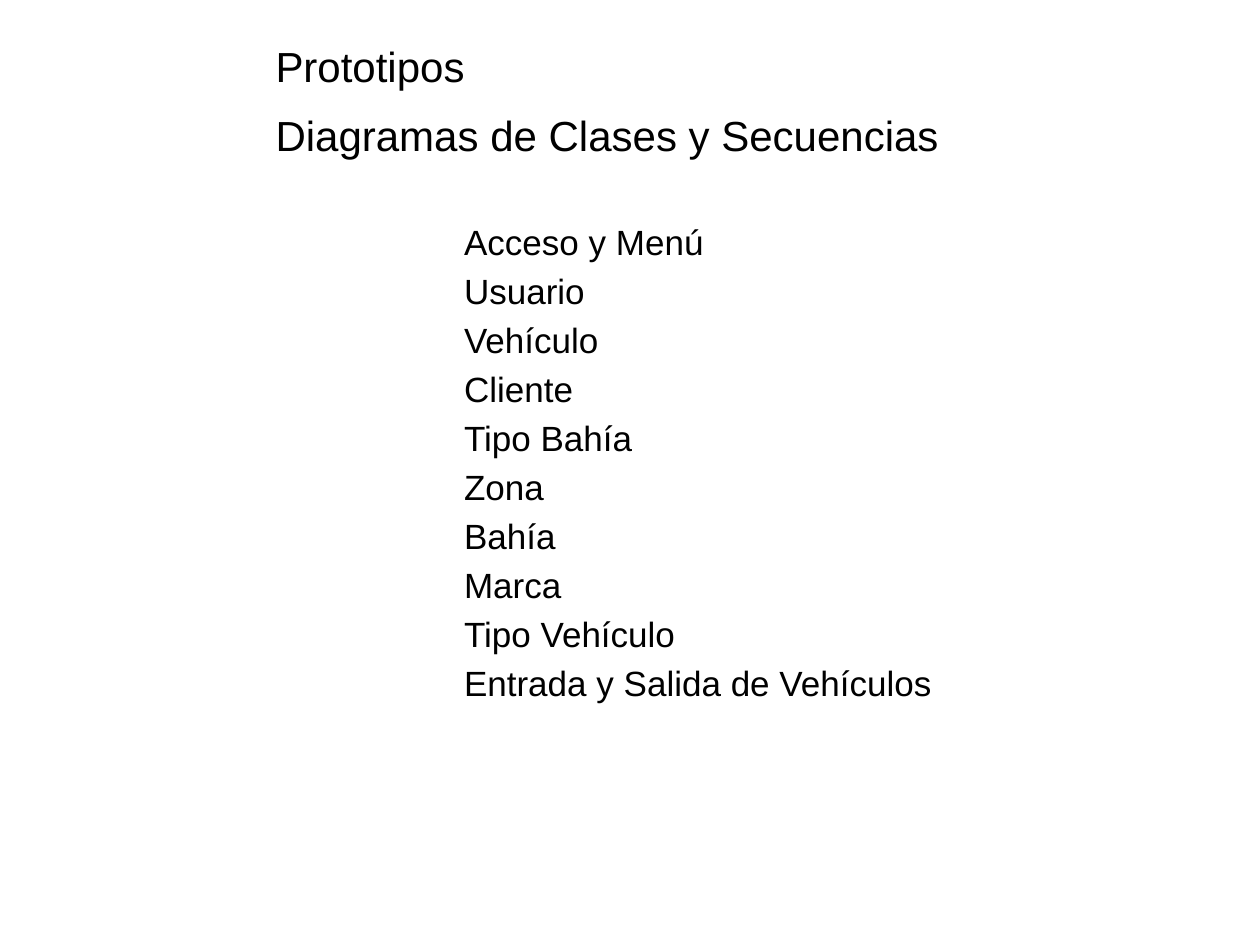
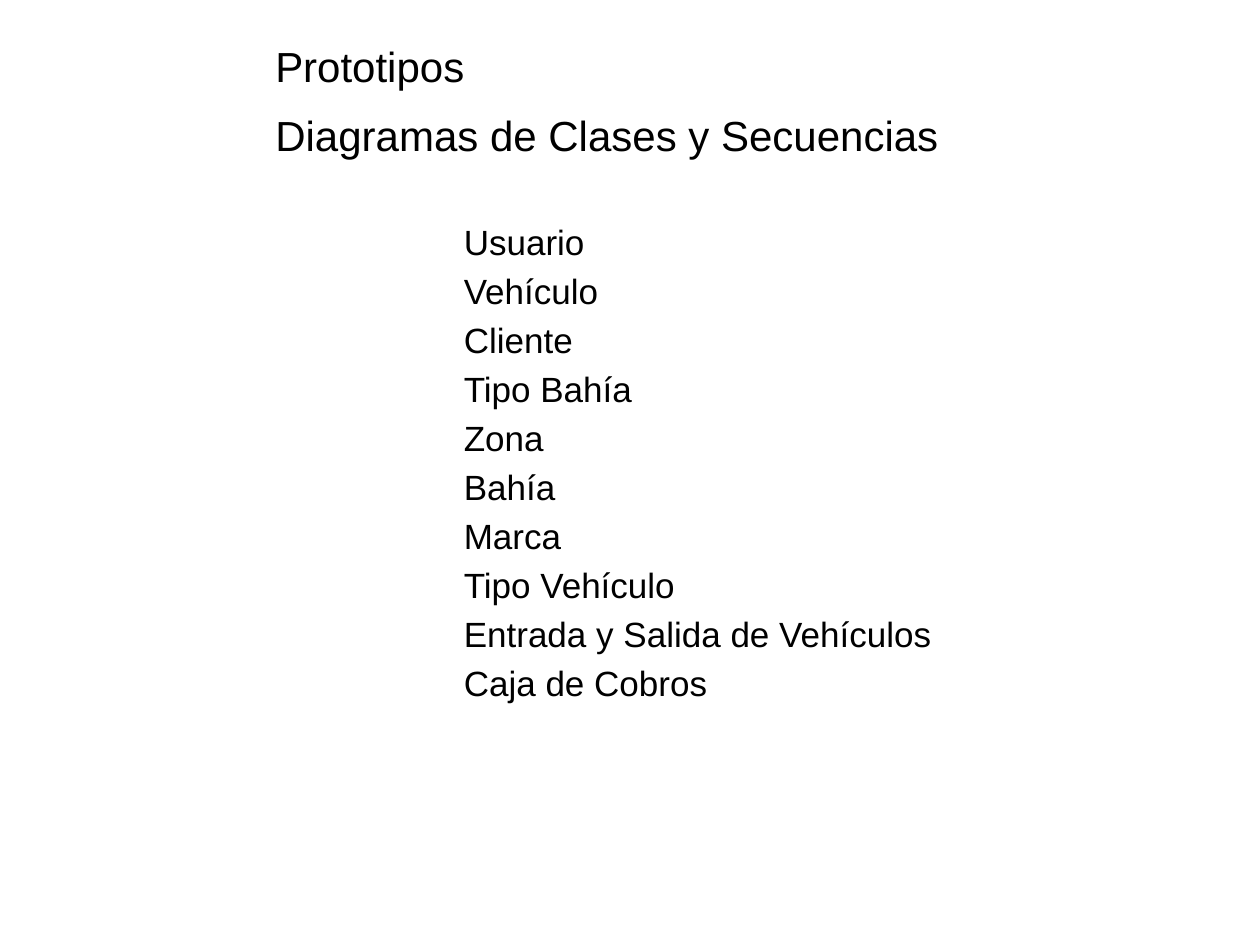
Before and after one commit to MikeRider27/ingenieria_proyecto, a slide deck: slide 7 of Analysis/pdf/Integrantes.pptx (slide 6 before the commit). Drawn at 1260x945 pixels with LibreOffice and Linux fonts; fonts in the diff are those of the drawing; background and template pictures are left out. Boxes give left, top, right and bottom in pixels: in the first picture for what was removed or moved away, otherwise in the second. Text is boxed around its words. In the diff, an @@ line names an element or a change of style, - is before the commit and + after.

```diff
--- a/Analysis/pdf/Integrantes.pptx
+++ b/Analysis/pdf/Integrantes.pptx
@@ text at [464,229,704,262]: paragraph removed @@
-Acceso y Menú
@@ text at [464,670,707,703]: paragraph added @@
+Caja de Cobros
```
Also in this commit, not shown: 5 other slides changed, 2 slides added, 12 other files.
